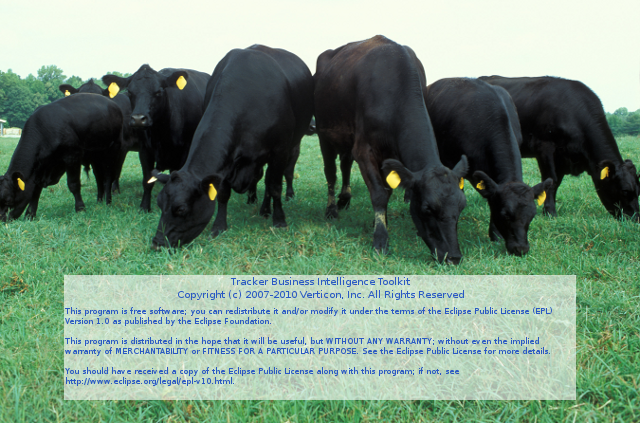
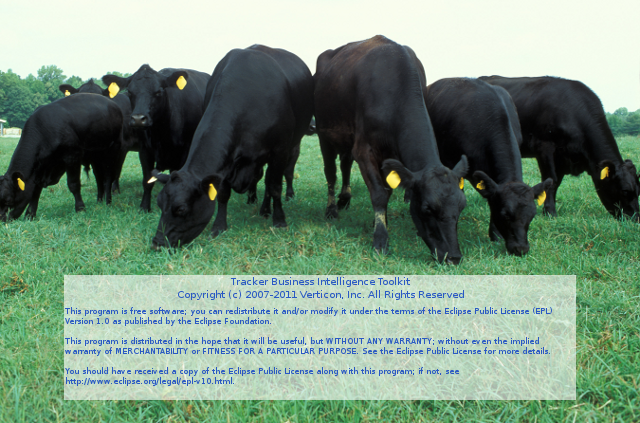
Revision of a layered 640 x 423 image; what changed, layer by layer:
painted on "Tracker Business Intelligence ..." over 292, 291, 297, 298
